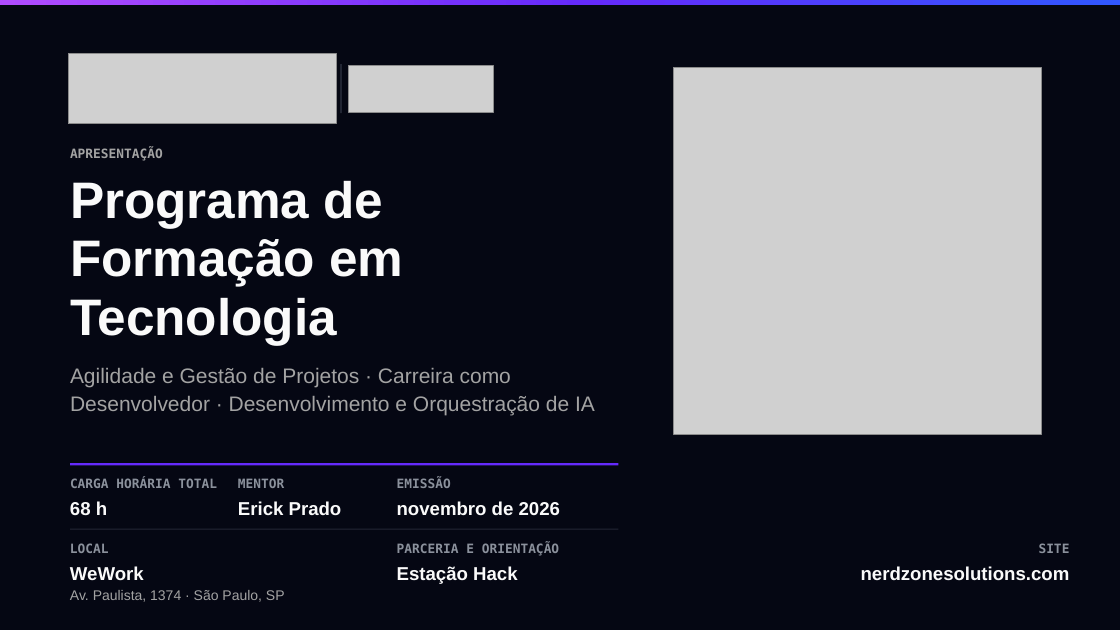
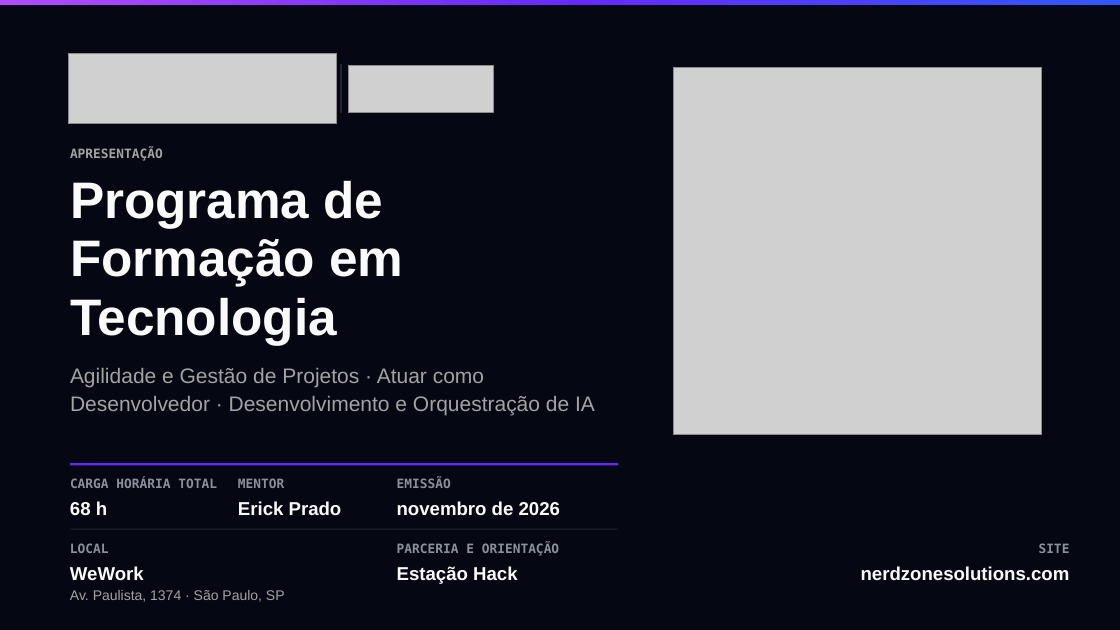
Before and after one commit to eikerafa-nerdzone/nerdzone-site, a slide deck: slide 1 of public/compartilhando-recursos/downloads/2025/NerdZone_Apresentacao_Programa_de_Formacao.pptx. Drawn at 1120x630 pixels with LibreOffice and Linux fonts; fonts in the diff are those of the drawing; grey boxes stand for pictures. Boxes give left, top, right and bottom in pixels: in the first picture for what was removed or moved away, otherwise in the second. Text is boxed around its words. In the diff, an @@ line names an element or a change of style, - is before the commit and + after.

```diff
--- a/public/compartilhando-recursos/downloads/2025/NerdZone_Apresentacao_Programa_de_Formacao.pptx
+++ b/public/compartilhando-recursos/downloads/2025/NerdZone_Apresentacao_Programa_de_Formacao.pptx
@@ text at box(70, 368, 595, 415): text changed @@
-Agilidade e Gestão de Projetos · Carreira como Desenvolvedor · Desenvolvimento e Orquestração de IA
+Agilidade e Gestão de Projetos · Atuar como Desenvolvedor · Desenvolvimento e Orquestração de IA
```
Also in this commit, not shown: 2 other slides changed, 1 other file.
